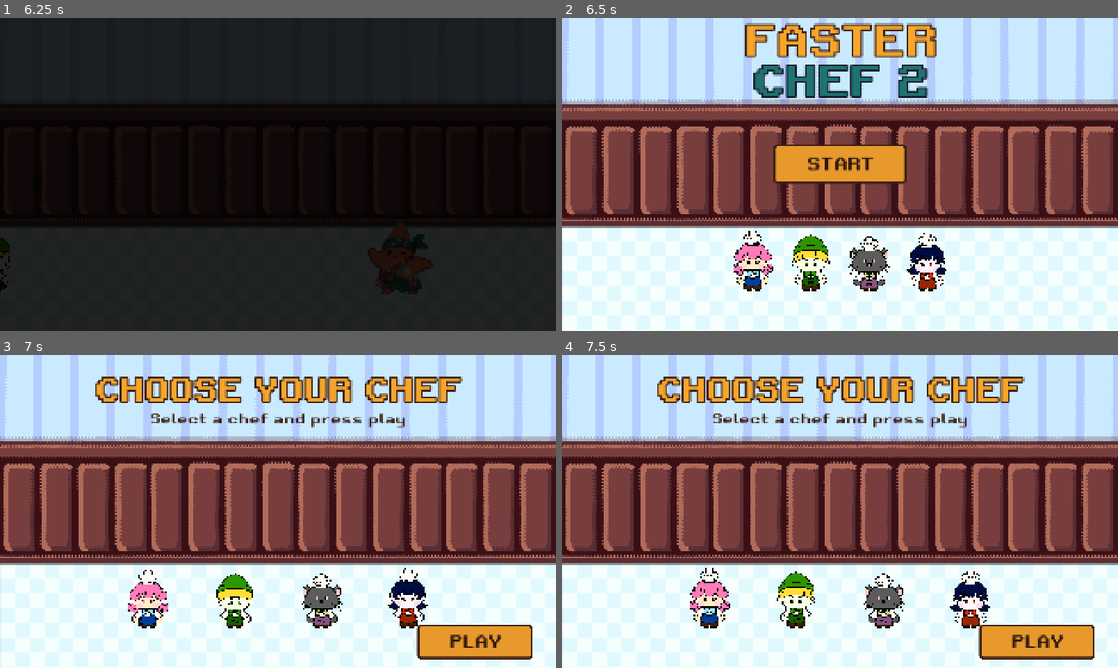
Above: before the commit, frames 1-4 (two rows, left to right).
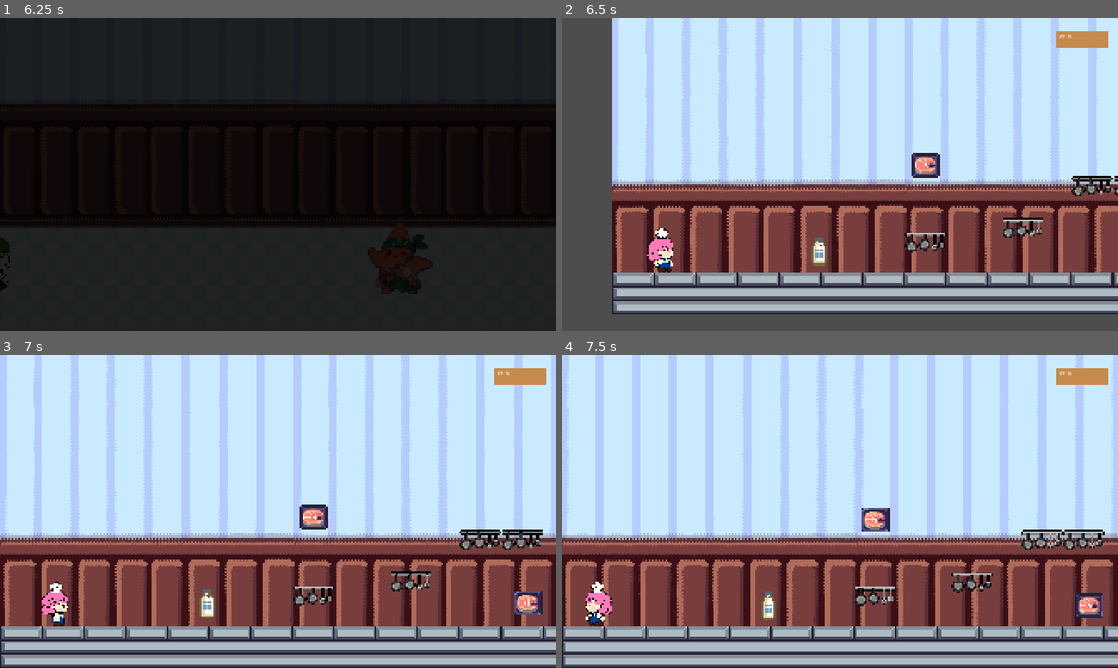
Above: after the commit, the same moments.

Repository: itspaulita/faster-chef-2
Game: Godot game, scene res://scenes/title_screen.tscn
Two runs of this game, one before a commit and one after it. Both use one fixed random seed, a clock stepped at 60 frames per second and the inputs below.
Inputs (mouse positions are in pixels of both pictures, inside the frame that each line leads up to):
- Up to frame 1 (6.25 s): click "START" at 0.5 s; click "PLAY" at 1.25 s; click "PLAY" at 2 s; tap Enter at 2.75 s; move the mouse to (400, 158) at 2.77 s; hold Right (right) 2.78-4.28 s; click (400, 158) at 2.92 s; tap Space (jump) at 3.02, 3.77, 5.27, 6.02 s; move the mouse to (166, 190) at 3.52 s; move the mouse to (333, 105) at 4.27 s; hold Left (left) 4.28-5.03 s; move the mouse to (250, 237) at 5.02 s; hold Right (right) from 5.03 s (still down); click (250, 237) at 5.17 s; move the mouse to (444, 221) at 5.77 s
- Up to frame 2 (6.5 s): keep holding Right (right)
- Up to frame 3 (7 s): release Right (right) at 6.5 s; click (278, 502) at 6.5 s, where only the run before the commit has a clickable "START"
- Up to frame 4 (7.5 s): move the mouse to (673, 464) at 7.27 s; hold Left (left) from 7.28 s (still down)

Frame 1 is identical in both runs. In frame 2, 86% of the frame differs, in the area x 0-100%, y 0-100%; in frame 3, 78%; in frame 4, 78%.

Commit message:
connect cutscene to level_1 map

Diff:
--- a/scripts/cutscene.gd
+++ b/scripts/cutscene.gd
@@ -1,12 +1,14 @@
 extends Control
 ## Chef runs in, stops by the monster, and the monster's order pops up.
 
-const NEXT_SCENE := "res://scenes/countdown.tscn"
+const NEXT_SCENE := "res://scenes/main.tscn" # Chi - change scene to main after cutscene
 const FALLBACK_SCENE := "res://scenes/title_screen.tscn"
 ## Sheet row 1 (side view): columns 6-7 walk right, columns 2-3 stand facing right.
 const CHEF_WALK_RIGHT := [14, 15]
 const CHEF_STAND_RIGHT := [10, 11]
 const MONSTER_FRAMES := [0, 1, 2, 3, 4, 5, 6, 7, 8, 9, 10]
+## Chi - Where the chef runs to before the level starts (off the right edge of 1920).
+const CHEF_EXIT_X := 2100.0
 
 @export var dish_name := "Tom yum"
 ## Index into the 5-dish sheet.
@@ -44,8 +46,11 @@
 	_tween.tween_property(bubble, "scale", Vector2.ONE, 0.35) \
 			.set_trans(Tween.TRANS_BACK).set_ease(Tween.EASE_OUT)
 	_tween.tween_property(dish_label, "visible_ratio", 1.0, 0.6)
-	_tween.tween_interval(2.5)
-	_tween.tween_callback(_finish)
+	_tween.tween_interval(2.0) #Chi
+	_tween.tween_callback(_on_chef_leaves) #Chi
+	_tween.tween_property(chef, "position:x", CHEF_EXIT_X, 1.0) \
+			.set_ease(Tween.EASE_IN) #Chi
+	_tween.tween_callback(_finish) #Chi
 
 
 func _input(event: InputEvent) -> void:
@@ -57,6 +62,10 @@
 	chef.idle_frames = PackedInt32Array(CHEF_STAND_RIGHT)
 	chef.frame_time = 0.4
 
+# Chi - when chef leave the cut scene, walk all the way to the right
+func _on_chef_leaves() -> void:
+	chef.idle_frames = PackedInt32Array(CHEF_WALK_RIGHT)
+	chef.frame_time = 0.1   # faster steps = running
 
 func _finish() -> void:
 	if _finished:
